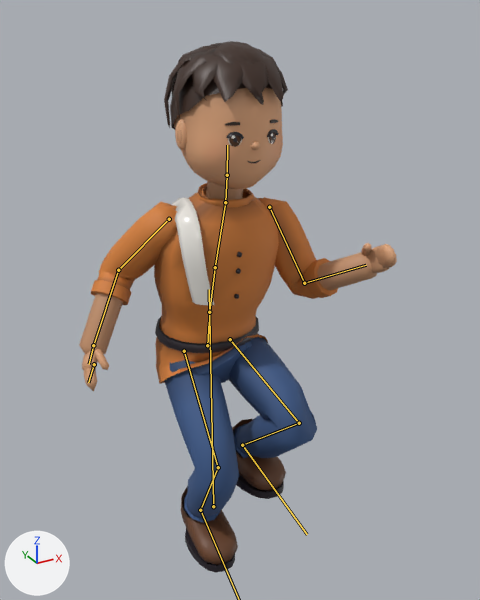
What one commit did to the glTF model public/models/villager-man.glb.
One viewpoint serves both versions: a 50 mm camera at (-0.808, -1.66, 1.598) aimed at (0.023, -0.148, 0.842). The lights are fixed; the arrows at lower left show +X, +Y and +Z. The first picture is the older version. Both versions are drawn at frame 9 of the action 'Run'; the numbers are the values there. The bones that change, and the others that lie on the model, are drawn over the model as lines.

In view in the first picture: 'villager-man'.
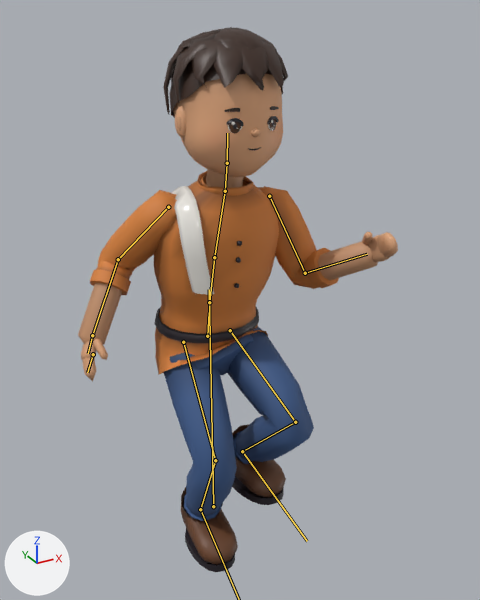
Changed parts and their boxes (x1, y1, x2, y2) in the pictures (480 x 600 px):
'villager-man', posed
    before: (79, 41, 397, 572)
    after: (78, 27, 398, 572)
bone 'hips', root to tip
    before: (207, 345) to (209, 322)
    after: (207, 336) to (209, 312)
bone 'thigh_L', root to tip
    before: (230, 339) to (299, 423)
    after: (230, 330) to (295, 422)
bone 'shin_L', root to tip
    before: (299, 423) to (242, 445)
    after: (295, 422) to (242, 451)
bone 'foot_L', root to tip
    before: (242, 445) to (307, 534)
    after: (242, 451) to (307, 541)
bone 'thigh_R', root to tip
    before: (184, 351) to (218, 467)
    after: (183, 342) to (215, 460)
bone 'shin_R', root to tip
    before: (218, 467) to (200, 510)
    after: (215, 460) to (200, 509)

The change in detail:
Bone 'hips' (bone_hips) moves from (-0.01, -0.185, 0.0) to (-0.01, -0.154, 0.0).
Bone 'thigh_L' (bone_thigh_l) turns from (-72, -3, -3) to (-66, -3, -3) degrees about its own x, y and z.
Bone 'shin_L' (bone_shin_l) turns from (111, 0, 0) to (100, 0, 0) degrees about its own x, y and z.
Bone 'foot_L' (bone_foot_l) turns from (-47, -2, -8) to (-44, -1, -7) degrees about its own x, y and z.
Bone 'thigh_R' (bone_thigh_r) turns from (-52, 11, -4) to (-47, 11, -4) degrees about its own x, y and z.
Bone 'shin_R' (bone_shin_r) turns from (73, 0, 0) to (65, 0, 0) degrees about its own x, y and z.
Bone 'foot_R' (bone_foot_r) turns from (-27, -3, 4) to (-24, -3, 3) degrees about its own x, y and z.
